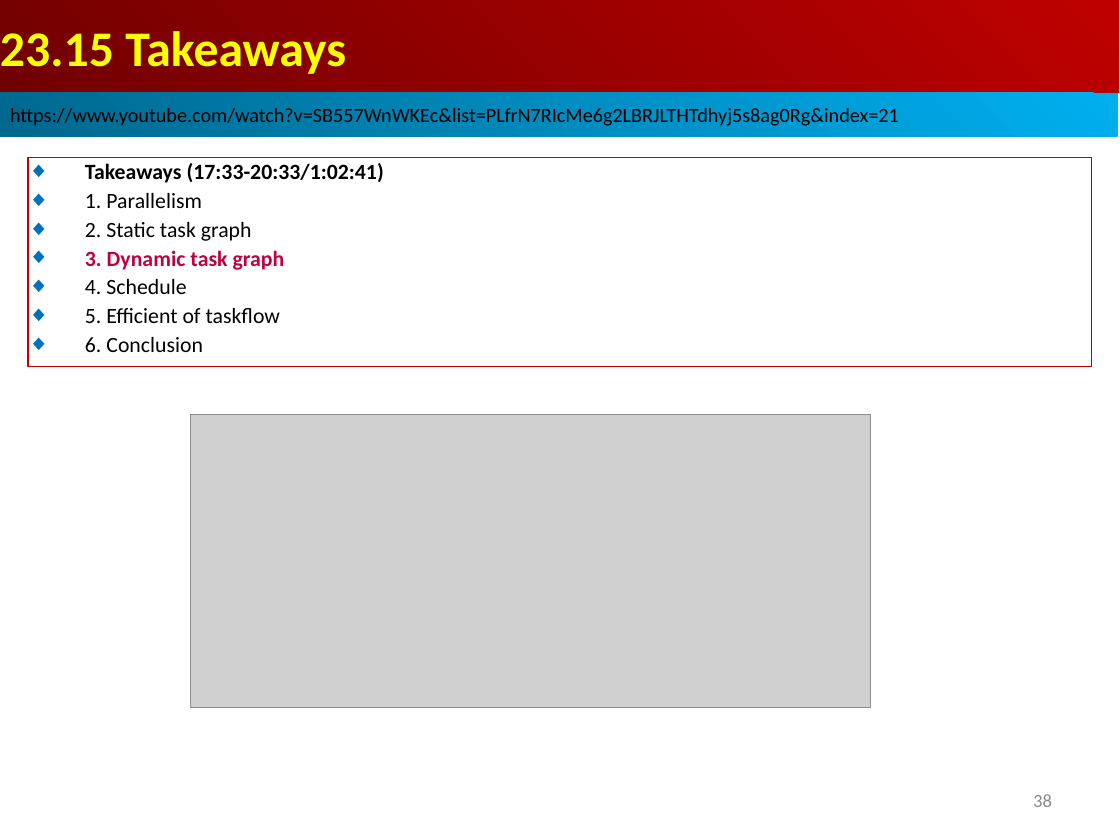
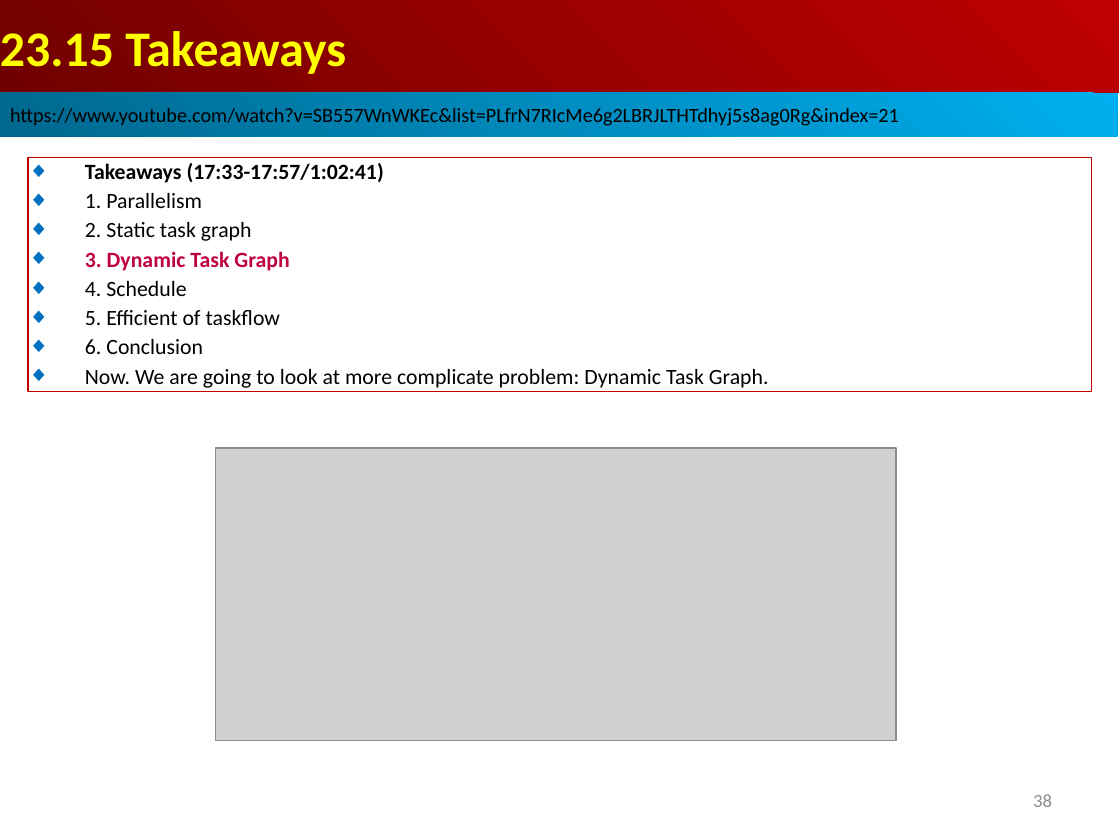
Before and after one commit to peterhchen/AIU_CS800_Chisel, a slide deck: slide 38 of 500_UCSC_HWD/023_Taskflow/000_Video/023.Taskflow.ppt. Drawn at 1120x840 pixels with LibreOffice and Linux fonts; fonts in the diff are those of the drawing; grey boxes stand for pictures. Boxes give left, top, right and bottom in pixels: in the first picture for what was removed or moved away, otherwise in the second. Text is boxed around its words. In the diff, an @@ line names an element or a change of style, - is before the commit and + after.

```diff
--- a/500_UCSC_HWD/023_Taskflow/000_Video/023.Taskflow.ppt
+++ b/500_UCSC_HWD/023_Taskflow/000_Video/023.Taskflow.ppt
@@ rectangle "Takeaways (17:33-17:57/1:02:41)": place and size @@
-rectangle "Takeaways (17:33-17:57/1:02:41)" at (28, 158, 1092, 367)
+rectangle "Takeaways (17:33-17:57/1:02:41)" at (28, 158, 1092, 392)
@@ text in rectangle at (85, 163, 384, 183): text changed @@
-◆ Takeaways (17:33-20:33/1:02:41)
+◆ Takeaways (17:33-17:57/1:02:41)
@@ text in rectangle at (85, 251, 289, 271): text changed @@
-◆ 3. Dynamic task graph
+◆ 3. Dynamic Task Graph
@@ text in rectangle at (85, 369, 769, 388): paragraph added @@
+◆ Now. We are going to look at more complicate problem: Dynamic Task Graph.
@@ picture: place and size @@
-picture at (190, 414, 870, 707)
+picture at (216, 448, 896, 740)
```
Also in this commit, not shown: 6 slides added.
